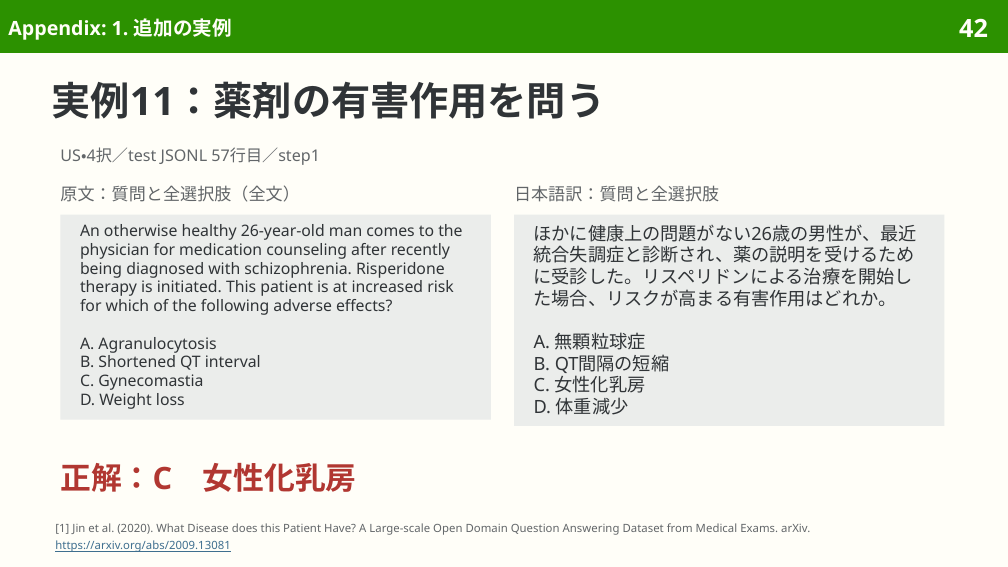
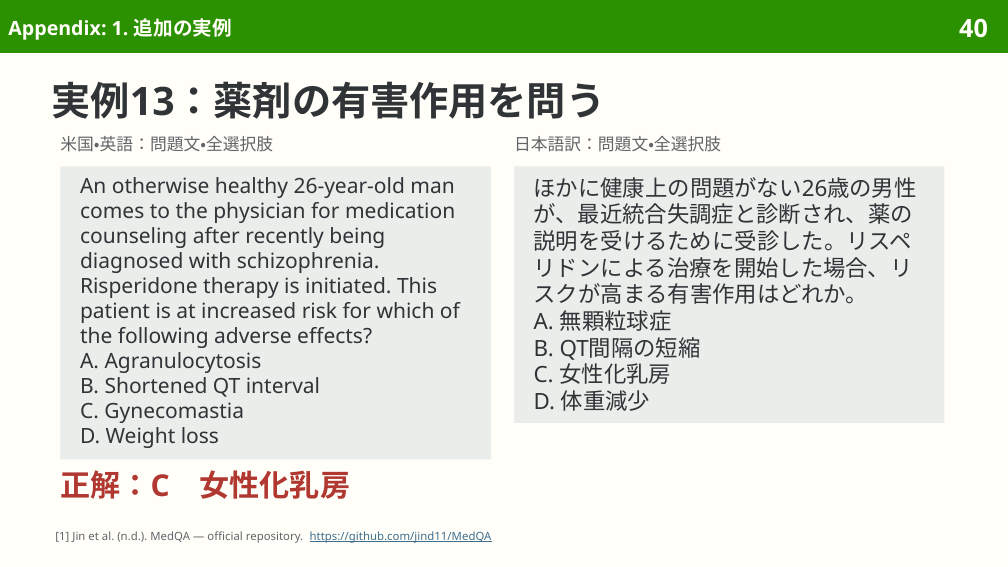
Before and after one commit to sasakiy84/datasets-in-10-minutes, a slide deck: slide 40 of slides/datasets-in-10-minutes-medqa.pptx (slide 42 before the commit). Drawn at 1008x567 pixels with LibreOffice and Linux fonts; fonts in the diff are those of the drawing. Boxes give left, top, right and bottom in pixels: in the first picture for what was removed or moved away, otherwise in the second. Text is boxed around its words. In the diff, an @@ line names an element or a change of style, - is before the commit and + after.

```diff
--- a/slides/datasets-in-10-minutes-medqa.pptx
+++ b/slides/datasets-in-10-minutes-medqa.pptx
@@ page number at (959,18,988,38): text changed @@
-42
+40
@@ title at (52,81,606,119): text changed @@
-実例11：薬剤の有害作用を問う
+実例13：薬剤の有害作用を問う
@@ text at (60,136,273,152): text changed; size 12.2 to 12 pt @@
-原文：質問と全選択肢（全文）
+米国・英語：問題文・全選択肢
@@ text removed at (60,147,320,165) @@
-US・4択／test JSONL 57行目／step1
@@ text at (514,136,721,152): text changed; size 12.2 to 12 pt @@
-日本語訳：質問と全選択肢
+日本語訳：問題文・全選択肢
@@ rectangle "An otherwise healthy 26-year-old man ...": place and size @@
-rectangle "An otherwise healthy 26-year-old man ..." at (60,215,491,419)
+rectangle "An otherwise healthy 26-year-old man ..." at (60,166,491,460)
@@ rectangle "An otherwise healthy 26-year-old man ..." at (60,166,491,460): size 11.2 to 15 pt; line spacing 13.4pt to 17.8pt @@
@@ rectangle "ほかに健康上の問題がない26歳の男性が、最近統合失調症と診断され、薬の説明を受けるために受診した。リスペリドンによる治療 ...": place and size @@
-rectangle "ほかに健康上の問題がない26歳の男性が、最近統合失調症と診断され、薬の説明を受けるために受診した。リスペリドンによる治療 ..." at (514,215,944,425)
+rectangle "ほかに健康上の問題がない26歳の男性が、最近統合失調症と診断され、薬の説明を受けるために受診した。リスペリドンによる治療 ..." at (514,166,944,423)
@@ rectangle "ほかに健康上の問題がない26歳の男性が、最近統合失調症と診断され、薬の説明を受けるために受診した。リスペリドンによる治療 ..." at (514,166,944,423): size 13 to 16 pt; line spacing 15.5pt to 19pt @@
@@ text "正解：C 女性化乳房": place and size @@
-text "正解：C 女性化乳房" at (60,463,357,492)
+text "正解：C 女性化乳房" at (60,470,350,499)
@@ text "正解：C 女性化乳房" at (60,470,350,499): size 22 to 21.5 pt; line spacing 25.7pt to 25.1pt @@
@@ text at (55,531,492,543): text changed @@
-[1] Jin et al. (2020). What Disease does this Patient Have? A Large-scale Open Domain Question Answering Dataset from Medical Exams. arXiv.
-https://arxiv.org/abs/2009.13081
+[1] Jin et al. (n.d.). MedQA — official repository. https://github.com/jind11/MedQA
```
Also in this commit, not shown: 37 other slides changed, 8 slides added, 14 slides removed, 46 other files.
